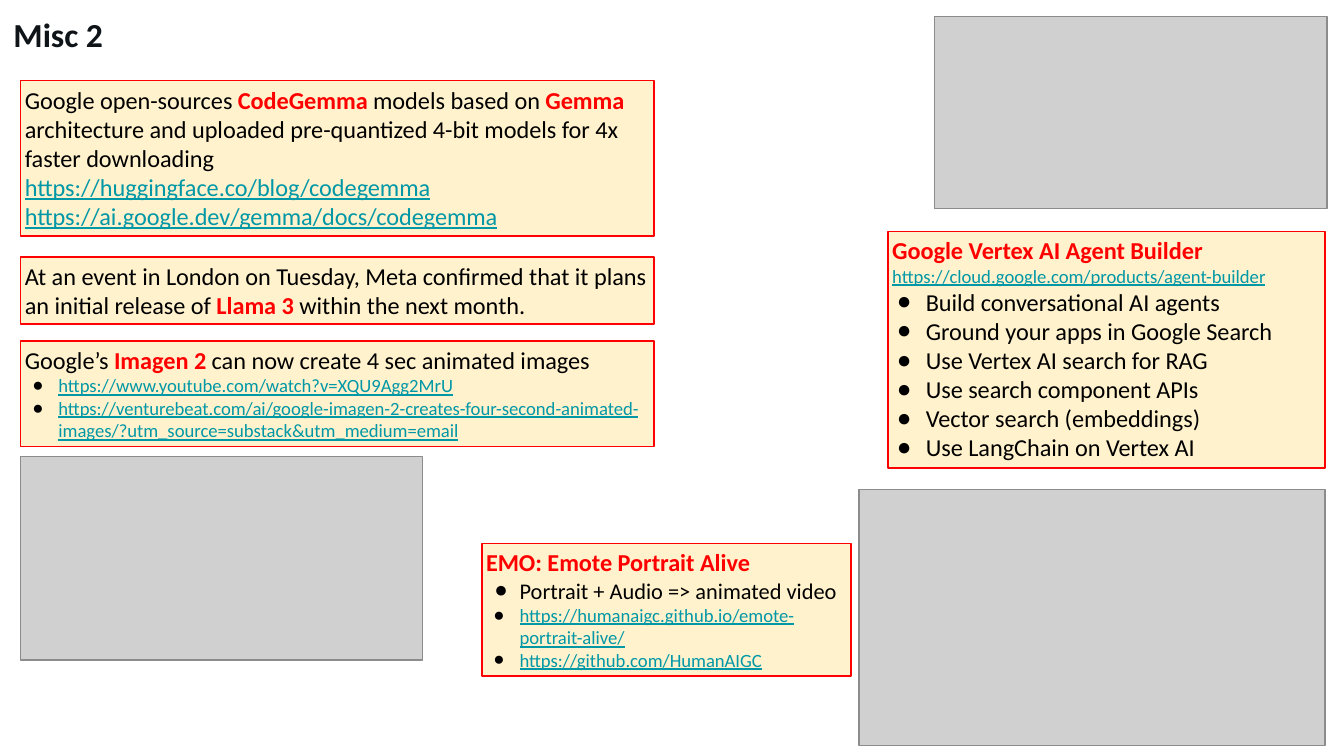
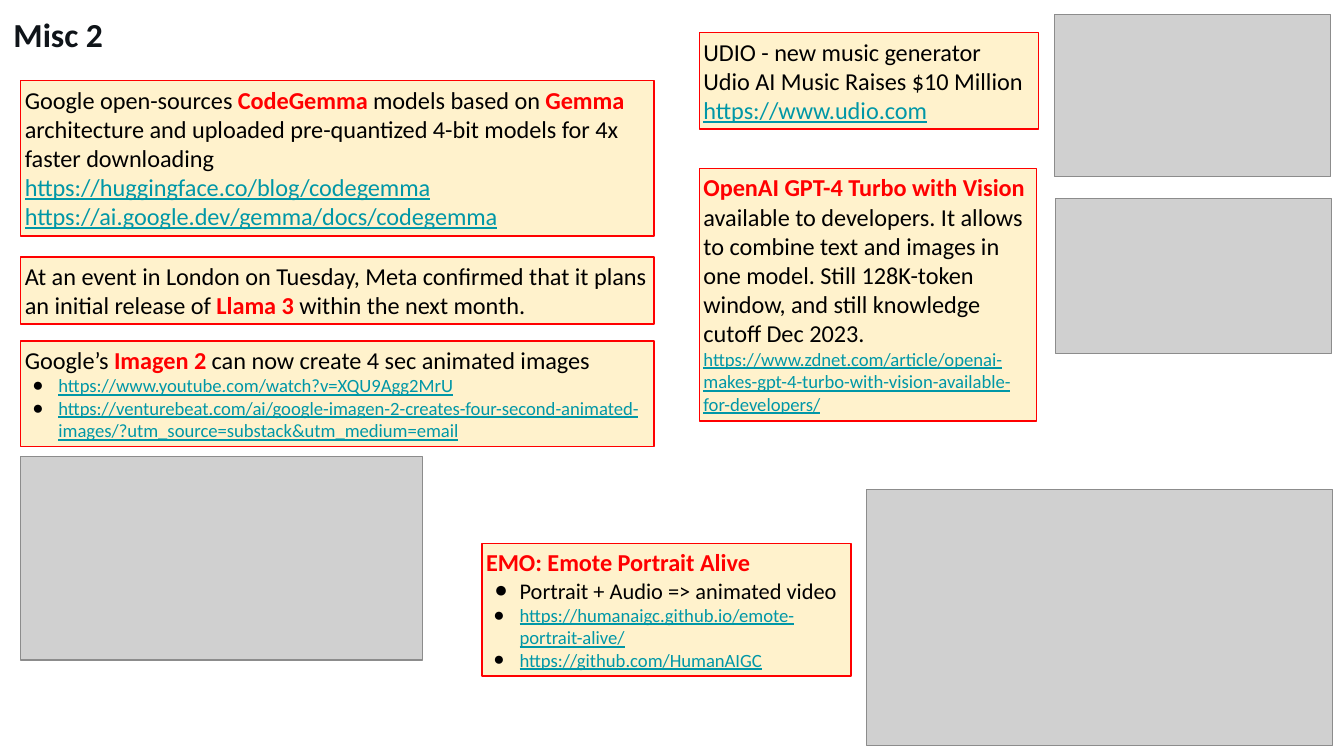
Before and after one commit to lselector/seminar, a slide deck: slide 9 of 2024/2024-04-12-AI-Updates.pptx (slide 8 before the commit). Drawn at 1344x756 pixels with LibreOffice and Linux fonts; fonts in the diff are those of the drawing; grey boxes stand for pictures. Boxes give left, top, right and bottom in pixels: in the first picture for what was removed or moved away, otherwise in the second. Text is boxed around its words. In the diff, an @@ line names an element or a change of style, - is before the commit and + after.

```diff
--- a/2024/2024-04-12-AI-Updates.pptx
+++ b/2024/2024-04-12-AI-Updates.pptx
@@ picture: place and size @@
-picture at (934,16,1327,208)
+picture at (1054,15,1331,177)
@@ rectangle added at (699,32,1038,129), fill #FFF2CC, outline #FF0000 0.75 pt, 13 pt, text #000000 @@
+UDIO - new music generator
+Udio AI Music Raises $10 Million
+https://www.udio.com
@@ rectangle added at (699,168,1036,421), fill #FFF2CC, outline #FF0000 0.75 pt, 13 pt, text #000000 @@
+OpenAI GPT-4 Turbo with Vision available to developers. It allows to combine text and images in one model. Still 128K-token window, and still knowledge cutoff Dec 2023.
+https://www.zdnet.com/article/openai-makes-gpt-4-turbo-with-vision-available-for-developers/
@@ picture added at (1055,199,1331,353) @@
@@ rectangle removed at (888,231,1325,468) @@
-Google Vertex AI Agent Builder
-https://cloud.google.com/products/agent-builder
-● Build conversational AI agents
-● Ground your apps in Google Search
-● Use Vertex AI search for RAG
-● Use search component APIs
-● Vector search (embeddings)
-● Use LangChain on Vertex AI
@@ picture: place and size @@
-picture at (859,489,1325,745)
+picture at (867,489,1333,745)
```
Also in this commit, not shown: 4 other slides changed, 6 slides added, 1 slide removed.
